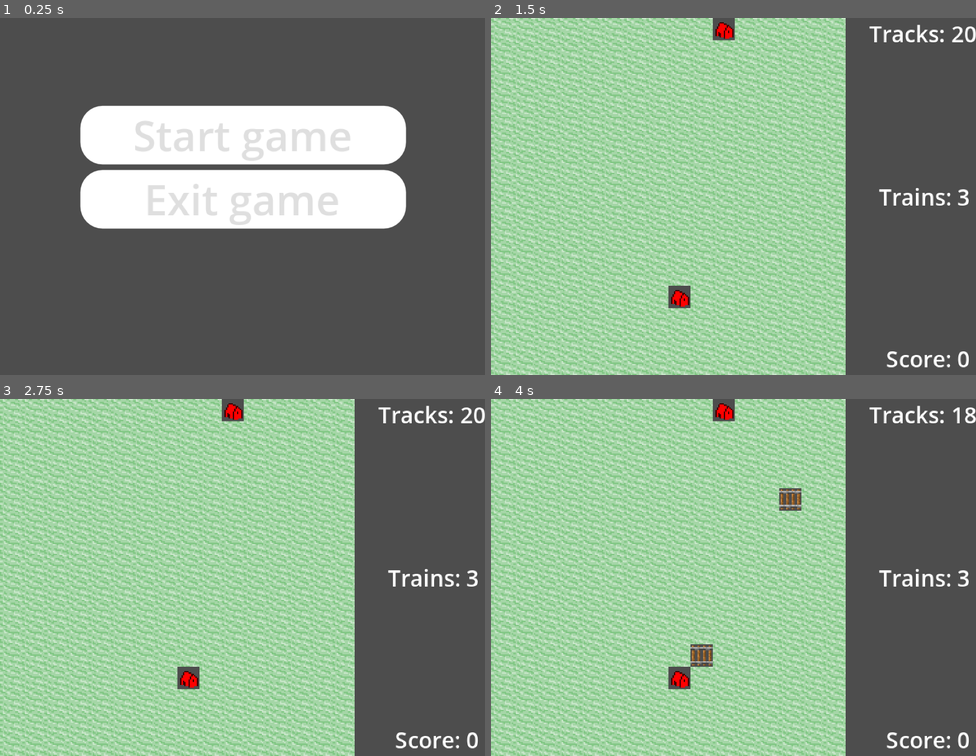
Above: before the commit, frames 1-4 (two rows, left to right).
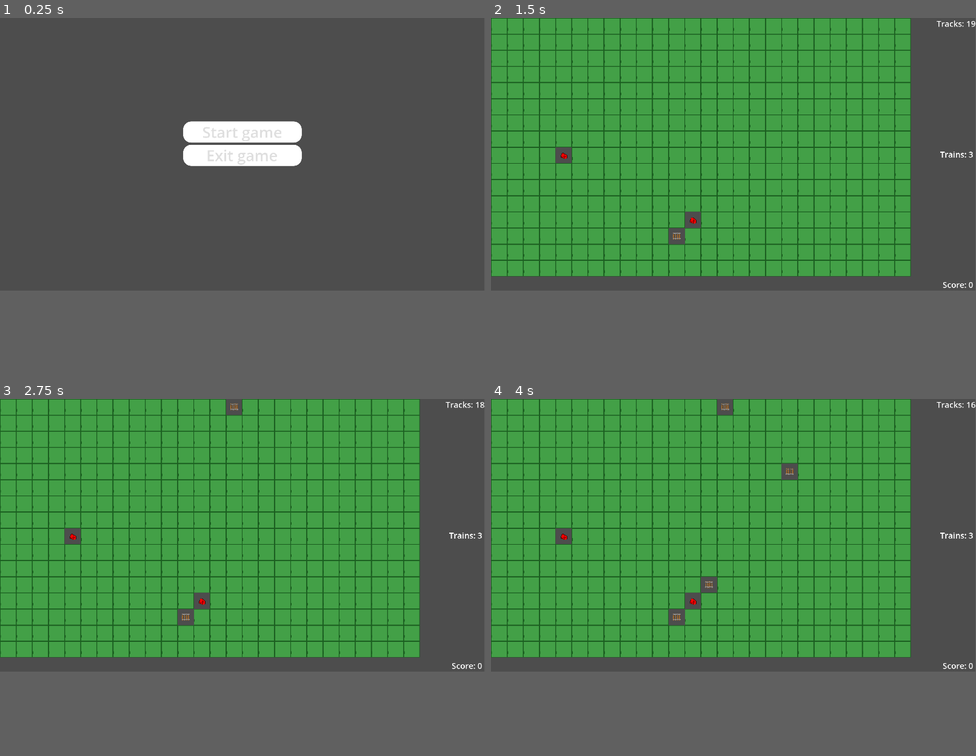
Above: after the commit, the same moments.

Repository: adrians127/euro-train
Game: Godot game, scene res://scenes/Mainmenu.tscn
Two runs of this game, one before a commit and one after it. Both use one fixed random seed, a clock stepped at 60 frames per second and the inputs below.
Inputs (mouse positions are in pixels of both pictures, inside the frame that each line leads up to):
- Up to frame 1 (0.25 s): no input
- Up to frame 2 (1.5 s): click "Start game" at 0.5 s; tap Enter at 1.25 s; move the mouse to (680, 296) at 1.27 s; click (680, 296) at 1.42 s
- Up to frame 3 (2.75 s): tap Space at 2 s; move the mouse to (232, 409) at 2.02 s; click (232, 409) at 2.17 s
- Up to frame 4 (4 s): tap Enter at 2.75 s; move the mouse to (782, 498) at 2.77 s; click (782, 498) at 2.92 s; tap Space at 3.5 s; move the mouse to (709, 648) at 3.52 s; click (709, 648) at 3.67 s
In our replay, the window is 800x588 before the commit and 799x449 after it. These sizes can differ from the game's own. Grey fills any space a smaller window leaves; there, only what the larger window draws over its background counts as a difference.

The runs differ from the first frame. In frame 1, 20% of the frame differs, in the area x 16-84%, y 24-60%; in frame 2, 79%, in the area x 0-100%, y 0-100%; in frame 3, 79%; in frame 4, 79%.

Commit message:
Set tile size to 32

Diff:
--- a/project.godot
+++ b/project.godot
@@ -21,8 +21,8 @@
 
 [display]
 
-window/size/viewport_width=700
-window/size/viewport_height=513
+window/size/viewport_width=1920
+window/size/viewport_height=1080
 window/stretch/scale=2.0
 window/stretch/scale_mode="integer"
 
--- a/scenes/Main.tscn
+++ b/scenes/Main.tscn
@@ -1,14 +1,10 @@
 [gd_scene load_steps=10 format=3 uid="uid://co3l11lbmy5fb"]
 
 [ext_resource type="Script" uid="uid://cm4dx7dtmkdk6" path="res://scripts/Main.gd" id="1_elqb8"]
-[ext_resource type="Texture2D" uid="uid://u1tvr2pinv7i" path="res://assets/base.png" id="2_vcsgt"]
 [ext_resource type="Script" uid="uid://brpqep5x5qglu" path="res://scripts/TileMapLayer.gd" id="3_0bbpv"]
 [ext_resource type="Texture2D" uid="uid://cklt7sb7wl8kb" path="res://assets/rail.png" id="3_rarhs"]
 [ext_resource type="Texture2D" uid="uid://cprxj2eau15nb" path="res://assets/house1.png" id="4_c01mt"]
-
-[sub_resource type="TileSetAtlasSource" id="TileSetAtlasSource_c01mt"]
-texture = ExtResource("2_vcsgt")
-0:0/0 = 0
+[ext_resource type="Texture2D" uid="uid://br74ottxli04j" path="res://assets/test32.png" id="6_nxtc6"]
 
 [sub_resource type="TileSetAtlasSource" id="TileSetAtlasSource_jlsqs"]
 texture = ExtResource("3_rarhs")
@@ -18,10 +14,16 @@
 texture = ExtResource("4_c01mt")
 0:0/0 = 0
 
+[sub_resource type="TileSetAtlasSource" id="TileSetAtlasSource_lhr70"]
+texture = ExtResource("6_nxtc6")
+texture_region_size = Vector2i(32, 32)
+0:0/0 = 0
+
 [sub_resource type="TileSet" id="TileSet_rarhs"]
+tile_size = Vector2i(32, 32)
 sources/1 = SubResource("TileSetAtlasSource_jlsqs")
 sources/2 = SubResource("TileSetAtlasSource_q8u5g")
-sources/0 = SubResource("TileSetAtlasSource_c01mt")
+sources/5 = SubResource("TileSetAtlasSource_lhr70")
 
 [node name="Node2D" type="Node2D"]
 script = ExtResource("1_elqb8")
--- a/scripts/TileMapLayer.gd
+++ b/scripts/TileMapLayer.gd
@@ -1,13 +1,13 @@
 extends TileMapLayer
 
-const BACKGROUND_TILE_ID := 0
+const BACKGROUND_TILE_ID := 5
 const RAIL_TILE_ID := 1
 const STATION_TILE_ID := 2
 
 @onready var TrainsContainer: Node = $TrainsContainer
 #var grid_size_x = 640 / 16
 #var grid_size_y = 480 / 16
-@export var grid_size_x = 16
+@export var grid_size_x = 26
 @export var grid_size_y = 16
 var TrainScene = preload("res://scenes/Train.tscn")
 var cells: Dictionary[Vector2i, Dictionary] = {}
@@ -33,6 +33,7 @@
 var track_count: int = 0
 
 func _ready() -> void:
+	clear()
 	_init_map()
 	_update_track_counter()
 	_init_astar()
@@ -69,14 +70,15 @@
 	_update_track_counter()
 
 func _init_map() -> void:
+	set_rendering_quadrant_size(24)
 	for x in grid_size_x:
 		for y in grid_size_y:
 			var cell = Vector2i(x, y)
 			cells[cell] = {"type": "background"}
-			set_cell(cell, 0, Vector2i(0,0), 0)
+			set_cell(cell, BACKGROUND_TILE_ID, Vector2i(0,0), 0)
 
 func _init_astar() -> void:
-	astar.region = Rect2i(0, 0, 16, 16)
+	astar.region = Rect2i(0, 0, grid_size_x, grid_size_y)
 	astar.cell_size = Vector2i(1, 1)
 	astar.diagonal_mode = AStarGrid2D.DIAGONAL_MODE_NEVER
 	astar.update()
Binary file added: assets/test.png
Not shown, changed: assets/test.png.import
Binary file added: assets/test32.png
Not shown, added: assets/test32.png.import
